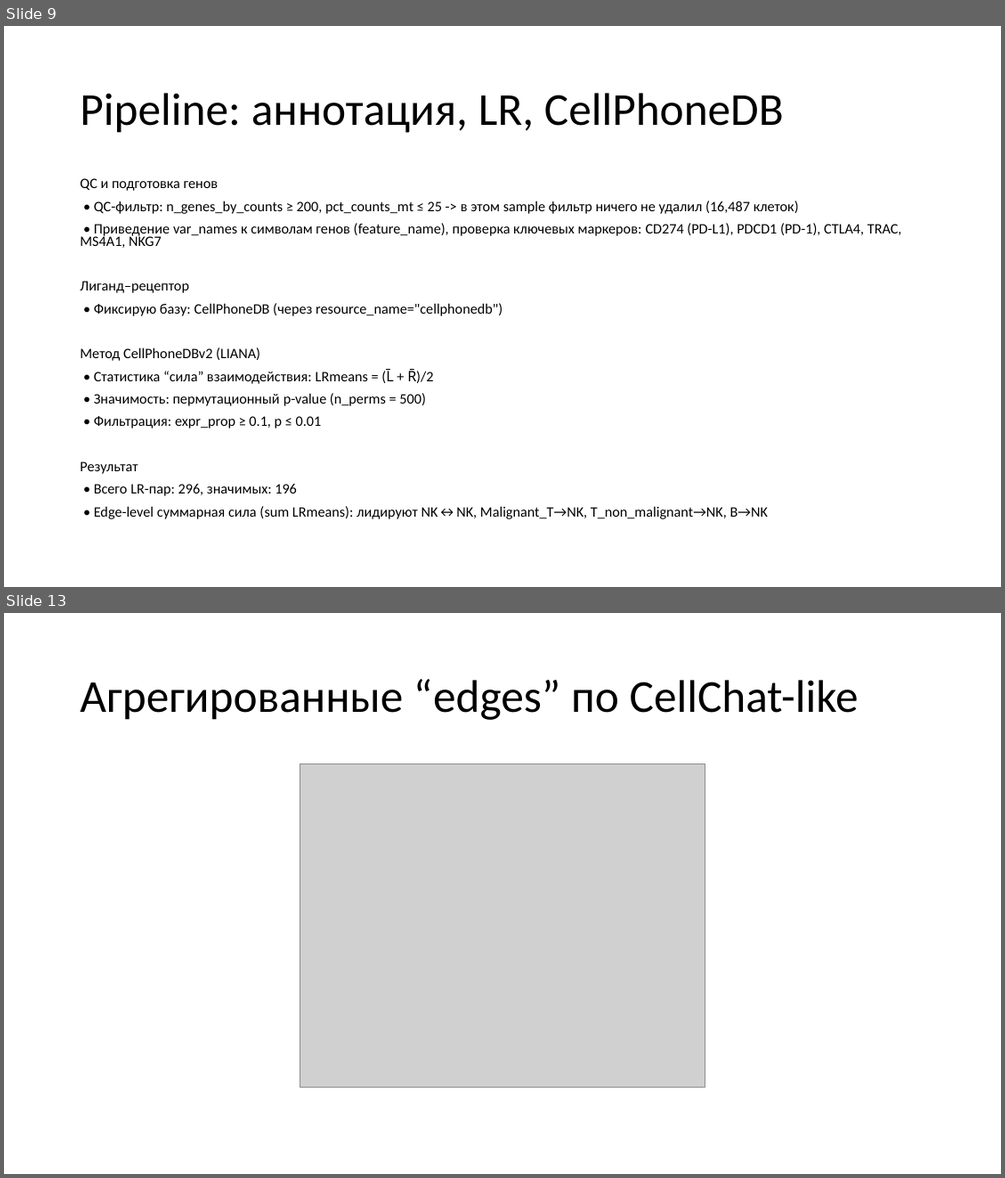
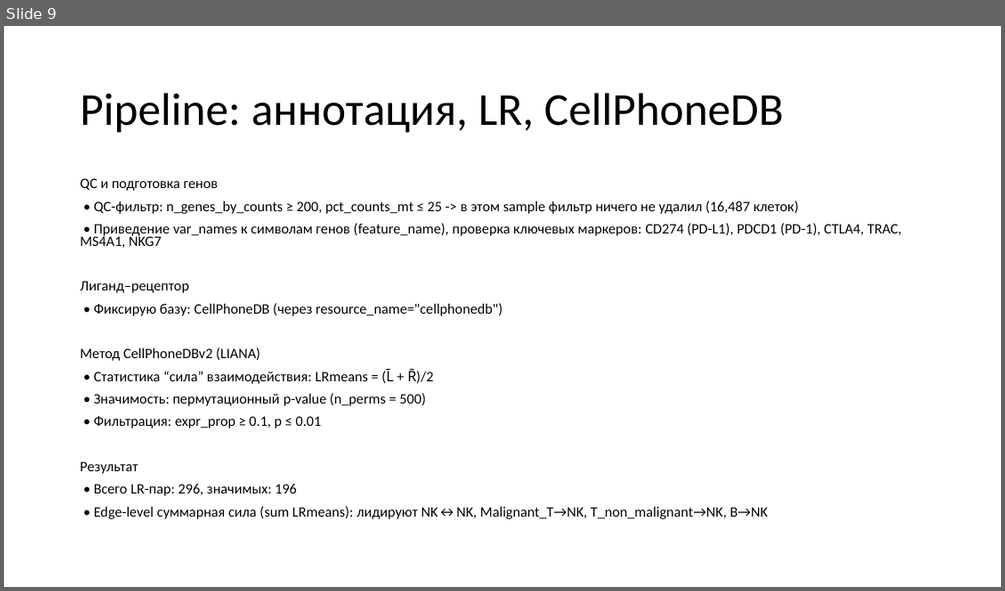
Before and after one commit to mrvagabov/sc-genomics, a slide deck: Анализ межклеточных взаимодействий_Вагабов.pptx. Shown one above the other, each under a label of ours: slides 9 and 13 before the commit, slide 9 after it; the slides between them are not shown. The pictures are 1005x1178 and 1005x591 pixels, drawn with LibreOffice and Linux fonts; fonts in the diff are those of the drawing; grey boxes stand for pictures. Boxes give left, top, right and bottom in pixels: in the first picture for what was removed or moved away, otherwise in the second. Text is boxed around its words. In the diff, an @@ line names an element or a change of style, - is before the commit and + after.

```diff
--- a/Анализ межклеточных взаимодействий_Вагабов.pptx
+++ b/Анализ межклеточных взаимодействий_Вагабов.pptx
@@ slide 13 removed at [4, 613, 1001, 1174], background #FFFFFF @@
@@ title removed at [80, 679, 858, 720] @@
-Агрегированные “edges” по CellChat-like
@@ picture removed at [300, 763, 705, 1086] @@
```
Also in this commit, not shown: 2 slides changed, 6 slides added, 8 other slides removed, 1 other file.
